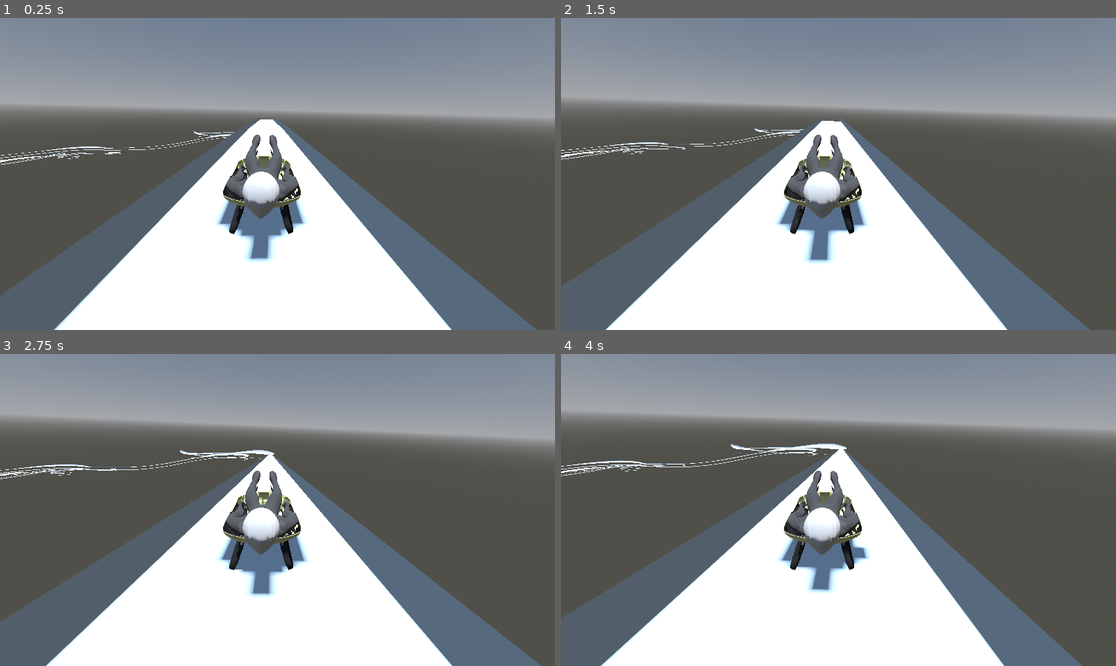
Above: before the commit, frames 1-4 (two rows, left to right).
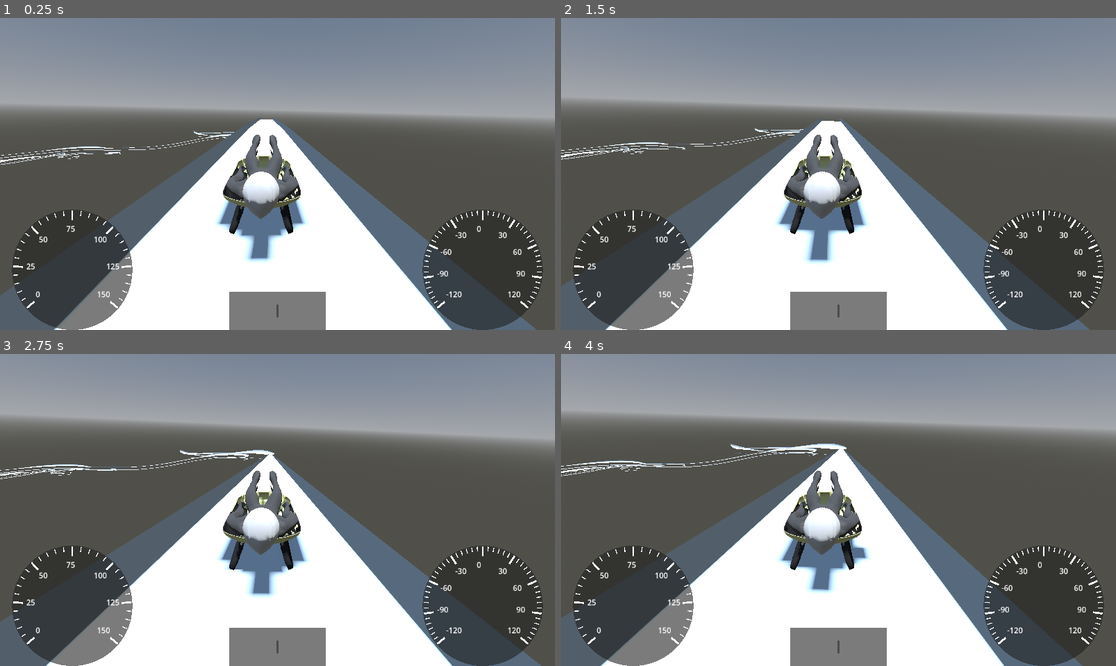
Above: after the commit, the same moments.

Repository: ArijaK/luge_vr
Game: Godot game, scene res://scenes/main/main.tscn
The game is run twice, just before and just after one commit, with the same random seed, the same clock (stepped at 60 frames per second) and the same inputs.
Inputs:
- Up to frame 1 (0.25 s): no input
- Up to frame 2 (1.5 s): tap Enter (ui_accept) at 0.5, 0.77 s; hold D (steer_right) 0.53-1.28 s; hold Left (steer_left) from 1.28 s (still down)
- Up to frame 3 (2.75 s): tap Enter (ui_accept) at 1.52 s; release Left (steer_left) at 2.03 s; hold D (steer_right) from 2.03 s (still down)
- Up to frame 4 (4 s): tap Enter (ui_accept) at 3.02, 3.77 s; release D (steer_right) at 3.53 s; hold Left (steer_left) from 3.53 s (still down)

The runs differ from the first frame. In frame 1, 15% of the frame differs, in the area x 2-98%, y 61-100%; in frame 2, 15%; in frame 3, 15%; in frame 4, 15%.

Commit message:
Add polar grids for speed and rotation display

Diff:
--- a/vr/scenes/control/control.tscn
+++ /dev/null
@@ -1,9 +0,0 @@
-[gd_scene format=3 uid="uid://yxftqmk0w5oy"]
-
-[node name="Control" type="Control"]
-layout_mode = 3
-anchors_preset = 15
-anchor_right = 1.0
-anchor_bottom = 1.0
-grow_horizontal = 2
-grow_vertical = 2
--- /dev/null
+++ b/vr/scenes/hud/hud.tscn
@@ -0,0 +1,107 @@
+[gd_scene load_steps=3 format=3 uid="uid://yxftqmk0w5oy"]
+
+[ext_resource type="Script" uid="uid://dxmyxnwrb3gai" path="res://scenes/hud/polar_grid.gd" id="1_beh3w"]
+[ext_resource type="Script" uid="uid://cljj265t15h33" path="res://scenes/hud/steering.gd" id="2_omsu0"]
+
+[node name="HUD" type="CanvasLayer"]
+
+[node name="Speed" type="Control" parent="."]
+layout_mode = 3
+anchors_preset = 2
+anchor_top = 1.0
+anchor_bottom = 1.0
+offset_top = -250.0
+offset_right = 300.0
+grow_vertical = 0
+script = ExtResource("1_beh3w")
+metadata/_custom_type_script = "uid://dxmyxnwrb3gai"
+
+[node name="Steering" type="Control" parent="."]
+layout_mode = 3
+anchors_preset = 7
+anchor_left = 0.5
+anchor_top = 1.0
+anchor_right = 0.5
+anchor_bottom = 1.0
+offset_left = -100.0
+offset_top = -80.0
+offset_right = 100.0
+grow_horizontal = 2
+grow_vertical = 0
+size_flags_horizontal = 4
+size_flags_vertical = 8
+script = ExtResource("2_omsu0")
+
+[node name="RightBar" type="ProgressBar" parent="Steering"]
+layout_mode = 1
+anchors_preset = 8
+anchor_left = 0.5
+anchor_top = 0.5
+anchor_right = 0.5
+anchor_bottom = 0.5
+offset_left = -2.0
+offset_top = -13.5
+offset_right = 2.0
+offset_bottom = 13.5
+grow_horizontal = 2
+grow_vertical = 2
+max_value = 1.0
+show_percentage = false
+
+[node name="LeftBar" type="ProgressBar" parent="Steering"]
+layout_mode = 1
+anchors_preset = 8
+anchor_left = 0.5
+anchor_top = 0.5
+anchor_right = 0.5
+anchor_bottom = 0.5
+offset_left = -2.0
+offset_top = -13.5
+offset_right = 2.0
+offset_bottom = 13.5
+grow_horizontal = 2
+grow_vertical = 2
+max_value = 1.0
+show_percentage = false
+
+[node name="Label" type="Label" parent="Steering"]
+layout_mode = 1
+anchors_preset = 5
+anchor_left = 0.5
+anchor_right = 0.5
+offset_left = -38.0
+offset_right = 38.0
+offset_bottom = 23.0
+grow_horizontal = 2
+theme_override_font_sizes/font_size = 16
+text = "Steering"
+horizontal_alignment = 1
+vertical_alignment = 1
+uppercase = true
+
+[node name="ColorRect" type="ColorRect" parent="Steering"]
+clip_contents = true
+layout_mode = 1
+anchors_preset = 15
+anchor_right = 1.0
+anchor_bottom = 1.0
+grow_horizontal = 2
+grow_vertical = 2
+color = Color(0.12156863, 0.12156863, 0.12156863, 0.5882353)
+
+[node name="Rotation" type="Control" parent="."]
+layout_mode = 3
+anchors_preset = 3
+anchor_left = 1.0
+anchor_top = 1.0
+anchor_right = 1.0
+anchor_bottom = 1.0
+offset_left = -300.0
+offset_top = -250.0
+grow_horizontal = 0
+grow_vertical = 0
+script = ExtResource("1_beh3w")
+min_value = -120
+max_value = 120
+big_per_unit = 6
+metadata/_custom_type_script = "uid://dxmyxnwrb3gai"
--- /dev/null
+++ b/vr/scenes/hud/polar_grid.gd
@@ -0,0 +1,49 @@
+class_name PolarGrid extends Control
+
+@export var min_value = 0
+@export var max_value = 150
+@export var units = 5
+@export var big_per_unit = 5
+
+const START_ANGLE = deg_to_rad(-220)
+const END_ANGLE = deg_to_rad(40)
+
+func _draw() -> void:
+	var center = size * 0.5
+	var radius = min(size.x, size.y) * 0.5
+	draw_circle(center, radius, Color.hex(0x1F1F1F96))
+
+	var value_range = max_value - min_value
+
+	# How far from centre marks should be
+	var radius_outer = radius - 2
+	var radius_units = radius_outer - 10
+	var radius_big_units = radius_outer - 20
+
+	var unit_count = 1
+	for value in range(min_value, max_value+1, units):
+		# Where the unit mark will be
+		var t = float(value - min_value) / value_range
+		var angle = lerp(START_ANGLE, END_ANGLE, t)
+		var direction = Vector2(cos(angle), sin(angle))
+
+		# Draw unit marks
+		var outer_point = center + direction * radius_outer
+		var inner_point = center + direction * radius_units
+		var thickness = 2
+
+		# Big marks
+		if unit_count == big_per_unit or (big_per_unit != 0 and value == min_value):
+			inner_point = center + direction * radius_big_units
+			thickness = 4
+			unit_count = 1
+
+			# Numbers
+			var text_pos = center + (direction - Vector2(0.15, -0.05)) * (radius_big_units - 20)
+			draw_string(get_theme_font("Open Sans SemiBold"), text_pos, str(value))
+
+		# Small marks
+		else:
+			unit_count += 1
+
+		draw_line(inner_point, outer_point, Color.WHITE, thickness)
--- a/vr/scenes/main/main.tscn
+++ b/vr/scenes/main/main.tscn
@@ -1,7 +1,7 @@
 [gd_scene load_steps=3 format=3 uid="uid://cn4jxm3ph1wkx"]
 
 [ext_resource type="PackedScene" uid="uid://dckstqrm1gltx" path="res://scenes/world/world.tscn" id="1_0xm2m"]
-[ext_resource type="PackedScene" uid="uid://yxftqmk0w5oy" path="res://scenes/control/control.tscn" id="2_h2yge"]
+[ext_resource type="PackedScene" uid="uid://yxftqmk0w5oy" path="res://scenes/hud/hud.tscn" id="2_h2yge"]
 
 [node name="Main" type="Node"]
 
Not shown, added: vr/scenes/hud/polar_grid.gd.uid
